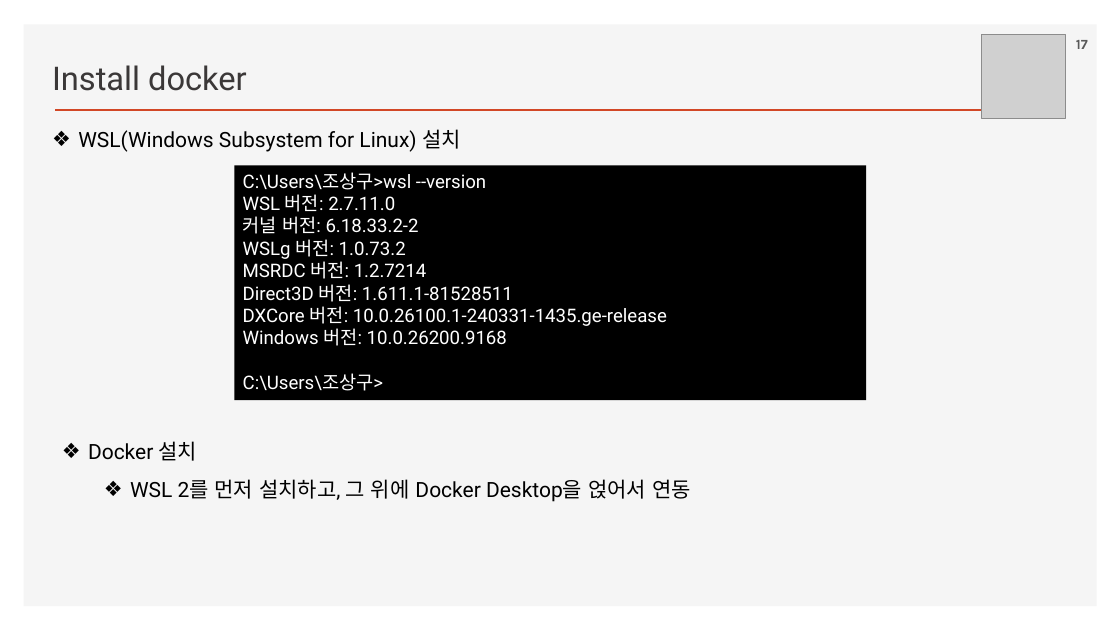
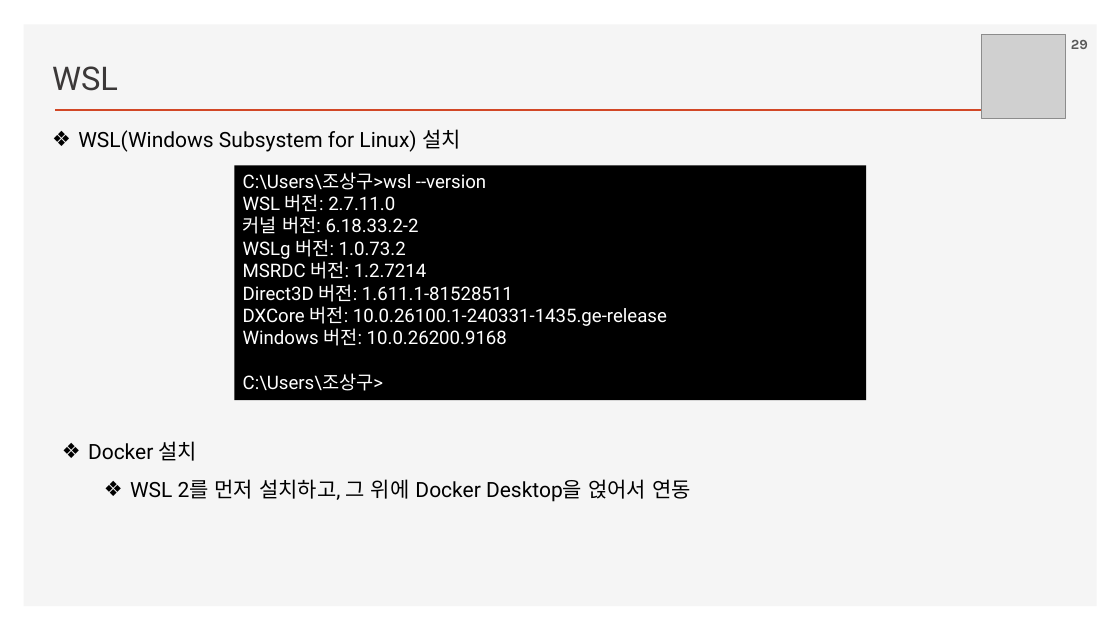
Before and after one commit to ancestor9/2026_Fall_AI-Workflow, a slide deck: slide 29 of PPTs/App Deployment.pptx (slide 17 before the commit). Drawn at 1120x630 pixels with LibreOffice and Linux fonts; fonts in the diff are those of the drawing; grey boxes stand for pictures; background and template pictures are left out. Boxes give left, top, right and bottom in pixels: in the first picture for what was removed or moved away, otherwise in the second. Text is boxed around its words. In the diff, an @@ line names an element or a change of style, - is before the commit and + after.

```diff
--- a/PPTs/App Deployment.pptx
+++ b/PPTs/App Deployment.pptx
@@ page number at [1071, 40, 1088, 49]: text changed @@
-17
+29
@@ text at [52, 66, 118, 91]: text changed @@
-Install docker
+WSL
```
Also in this commit, not shown: 6 other slides changed, 18 slides added.
